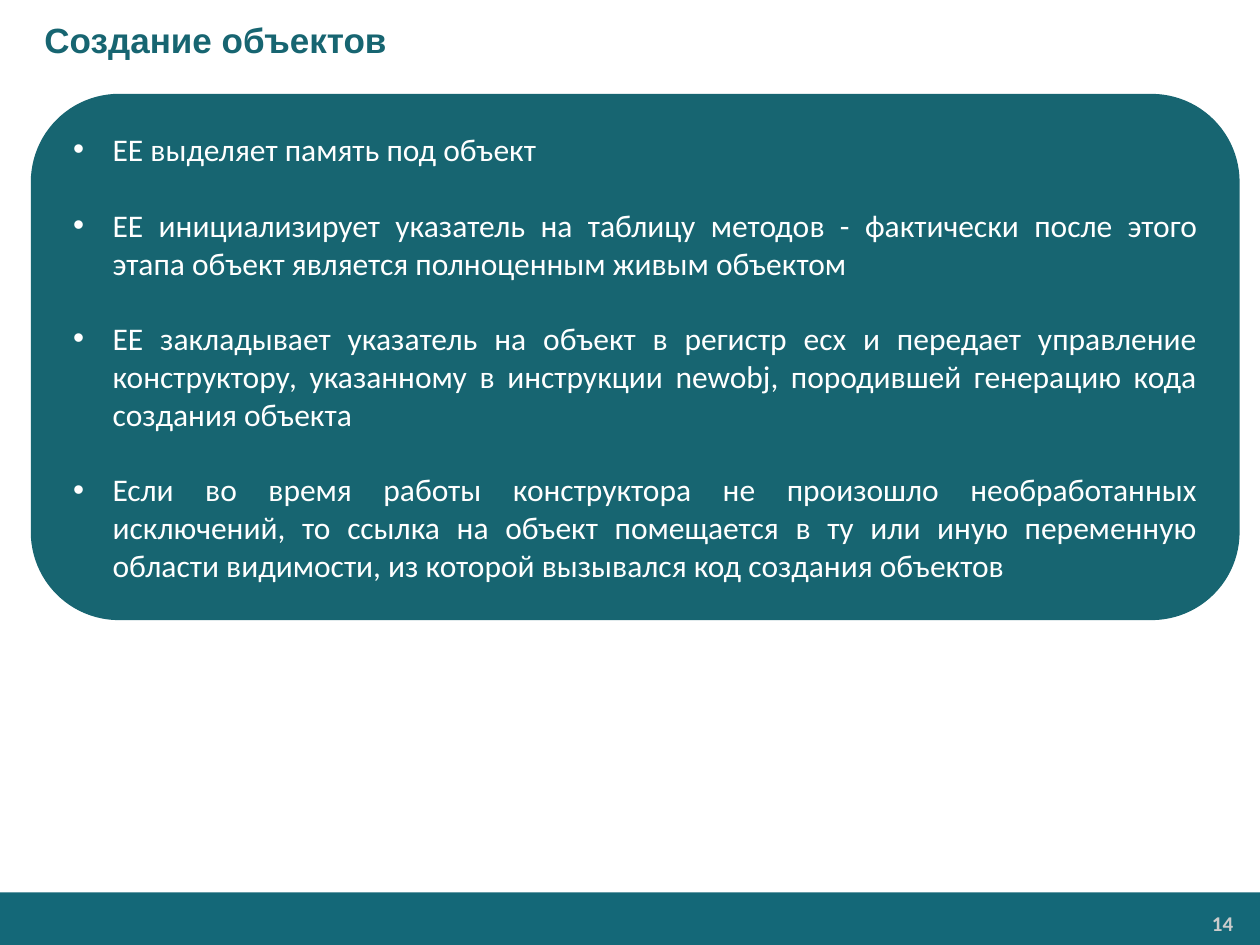
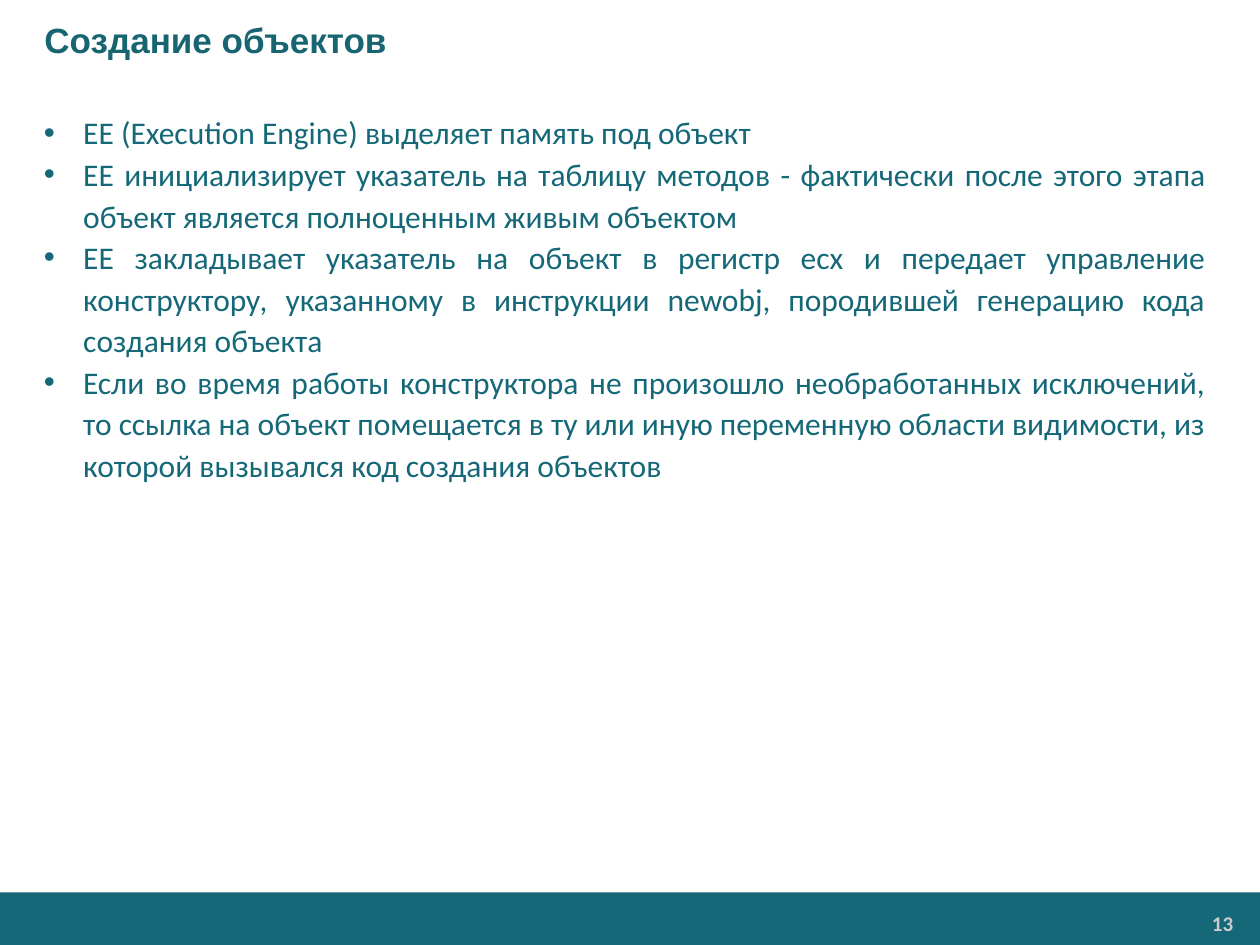
Before and after one commit to EPM-RD-NETLAB/.NET-Framework-modules, a slide deck: slide 13 of M3. Types/Types (RU).pptx (slide 14 before the commit). Drawn at 1260x945 pixels with LibreOffice and Linux fonts; fonts in the diff are those of the drawing; background and template pictures are left out. Boxes give left, top, right and bottom in pixels: in the first picture for what was removed or moved away, otherwise in the second. Text is boxed around its words. In the diff, an @@ line names an element or a change of style, - is before the commit and + after.

```diff
--- a/M3. Types/Types (RU).pptx
+++ b/M3. Types/Types (RU).pptx
@@ text "EE (Execution Engine) выделяет память ...": place and size @@
-text "EE (Execution Engine) выделяет память ..." at (32, 94, 1239, 620)
+text "EE (Execution Engine) выделяет память ..." at (83, 121, 1205, 483)
@@ text "EE (Execution Engine) выделяет память ..." at (83, 121, 1205, 483): vertical alignment middle to top; fill #176571 to none; outline #176571 0.75 pt to none @@
@@ text at (83, 121, 751, 150): text changed; text colour #FFFFFF to #146878 @@
-• EE выделяет память под объект
+• EE (Execution Engine) выделяет память под объект
@@ text at (83, 164, 1205, 483): text colour #FFFFFF to #146878; line spacing 1 to 1.1 @@
@@ page number at (1212, 917, 1233, 931): text changed @@
-14
+13
```
Also in this commit, not shown: 11 other slides changed, 8 slides added, 9 slides removed, 5 other files.
